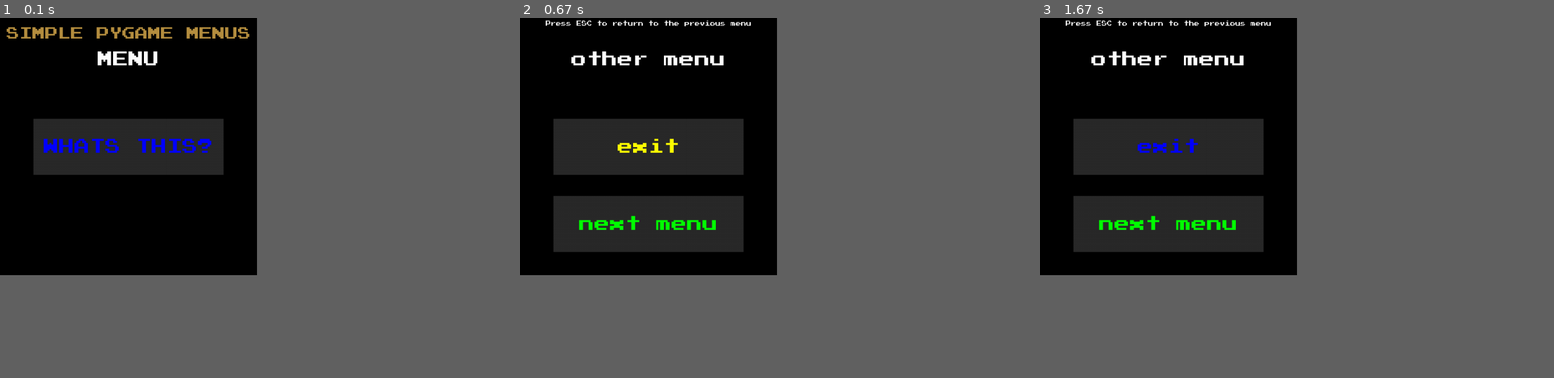
Above: before the commit, frames 1-3 (left to right).
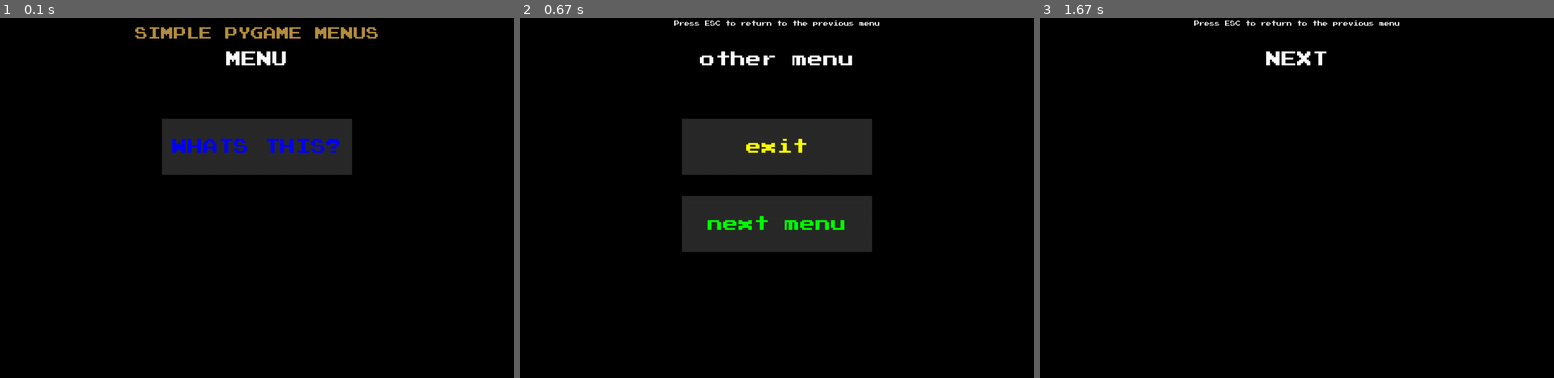
Above: after the commit, the same moments.

Repository: LeonardoFerrisi/simplepygamemenus-gitrepo
Game: pygame game, started from src/simplepygamemenus/menu.py
Same seed, same stepped clock (60 frames per second), same inputs: the game is played once before the commit and once after it.
Inputs (mouse positions are in pixels of both pictures, inside the frame that each line leads up to):
- Up to frame 1 (0.1 s): no input
- Up to frame 2 (0.67 s): click "WHATS THIS?" at 0.38 s
- Up to frame 3 (1.67 s): click (1297, 223) at 0.72 s
In our replay, the window is 450x450 before the commit and 900x630 after it. These sizes can differ from the game's own. Grey fills any space a smaller window leaves; there, only what the larger window draws over its background counts as a difference.

The runs differ from the first frame. In frame 1, 9.8% of the frame differs, in the area x 1-74%, y 2-44%; in frame 2, 17%, in the area x 5-70%, y 0-65%; in frame 3, 13%.

Commit message:
added new features to menu

Diff:
--- a/demos/simplepygamemenus_demo.py
+++ b/demos/simplepygamemenus_demo.py
@@ -1,6 +1,8 @@
 import sys
 from simplepygamemenus.menu import Menu
+import pygame
 
+# d = pygame.Surface(size=(1000,800))
 main = Menu()
 main.add_text(text="SIMPLE PYGAME MENUS", x=250, y=30, size=25)
 b_menu = Menu(main=main, title="other menu", showESCKEYhint=True)
--- a/src/simplepygamemenus/menu.py
+++ b/src/simplepygamemenus/menu.py
@@ -56,7 +56,7 @@
     A constructor for menus
     """
 
-    def __init__(self, caption="A Simple Pygame Menu", title="MENU", world:pygame.Surface=None, background=None, displaytitle=True, main=None, showESCKEYhint=True):
+    def __init__(self, caption="A Simple Pygame Menu", title="MENU", x=500, y=500,world=None, background=None, displaytitle=True, main=None, useDisplayScreen=True, showESCKEYhint=True):
         """
         Parameters:
             caption            (str):
@@ -66,26 +66,36 @@
             displaytitle      (bool): Display the title?
             main              (Menu): Add a main menu to return to with escape
         """
-        self.caption         = caption
-        self.title           = title
-        self.buttons         = []
-        self.text_to_display = []
-
-        if world is not None:
-            self.SCREEN = world
-            self.load_win_dimensions(world.get_width(),world.get_height())
+        self.caption          = caption
+        self.title            = title
+        self.buttons          = []
+        self.text_to_display  = []
+        self.background       = None
+        self.background_color = "black"
+        self.main             = main
+
+        if main is not None and useDisplayScreen:
+            if not isinstance(main, self.__class__): raise ValueError("Main Menu must be instance of Menu object")
+            self.load_win_dimensions(self.main.SCREEN.get_width(),self.main.SCREEN.get_height())
+            if background is not None: background_path = os.path.join(DIRNAME, background)
+            else: background_path = None
+            self.prepSCREEN(screen=self.main.SCREEN, background_filepath=background_path)
+            if showESCKEYhint: self.add_text(text="Press ESC to return to the previous menu", x=self.center_win_width, y=10, size=10, color=(255,255,255))
         else:
-            self.load_win_dimensions(500,500)
-            if background is not None: background_path = os.path.join(DIRNAME, background)
-            else: background_path=None
-            self.prepSCREEN(background_filepath=background_path)
+            if world is not None:
+                if not isinstance(world, pygame.Surface): raise ValueError("world must be a pygame.Surface object")
+                self.load_win_dimensions(world.get_width(),world.get_height())
+                if background is not None: background_path = os.path.join(DIRNAME, background)
+                else: background_path = None
+                self.prepSCREEN(screen=world, background_filepath=background_path)
+            else:
+                print("loading non world params")
+                self.load_win_dimensions(x,y)
+                if background is not None: background_path = os.path.join(DIRNAME, background)
+                else: background_path=None
+                self.prepSCREEN(screen=None, background_filepath=background_path)
+
         self.add_text(text=self.title, x=self.center_win_width, y=80, size=30, color=(255,255,255))
-
-        if main is not None:
-            if not isinstance(main, self.__class__): raise ValueError("Main Menu must be instance of Menu object")
-            self.main = main
-            if showESCKEYhint: self.add_text(text="Press ESC to return to the previous menu", x=self.center_win_width, y=10, size=10, color=(255,255,255))
-        else: self.main = None
 
     def load_win_dimensions(self, x, y):
         """
@@ -113,13 +123,17 @@
         display = (text, (x,y), size, color)
         self.text_to_display.append(display)
 
-    def prepSCREEN(self, background_filepath=None):
+    def prepSCREEN(self, screen=None, background_filepath=None):
         """
         Runs the portfolio
         """
         pygame.init()
-        self.SCREEN = pygame.display.set_mode((self.win_width, self.win_height))
+        if screen is None: self.SCREEN = pygame.display.set_mode((self.win_width, self.win_height))
+        else: self.SCREEN = screen
         self.background = pygame.image.load(os.path.join(DIRNAME, background_filepath)) if background_filepath is not None else None
+
+    def set_background_color(self, color):
+        self.background_color = color
 
     def run_menu(self):
         """
@@ -131,7 +145,7 @@
 
         while True:
             pygame.display.set_caption(self.caption)
-            self.render_background()
+            self.render_background(self.background_color)
             self.render_display_texts()
 
             MOUSEPOS = pygame.mouse.get_pos()
@@ -159,12 +173,12 @@
             pygame.display.update() # ESSENTIAL FOR CHANING MENUS!
 
 
-    def render_background(self):
+    def render_background(self, color="black"):
         if self.background is not None:
-            self.SCREEN.fill("black")
+            self.SCREEN.fill(color)
             self.SCREEN.blit(self.background, self.background_coords)
         else:
-            self.SCREEN.fill("black")
+            self.SCREEN.fill(color)
 
     def render_buttons(self, MOUSEPOS=None):
         if MOUSEPOS is None: raise ValueError("MOUSEPOS cannot be None")
@@ -216,14 +230,40 @@
 
 if __name__ == "__main__":
 
-    main = Menu()
-    main.add_text(text="SIMPLE PYGAME MENUS", x=250, y=30, size=25)
+
+# DEFAULT: UNCOMMENT TO TRY OUT!
+
+    # USING ANOTHER DISPLAY OBJECT (your main one perhaps?)
+
+    mywin = pygame.display.set_mode((1000, 700))
+
+    main = Menu(world=mywin)
+    main.add_text(text="SIMPLE PYGAME MENUS", x=500, y=30, size=25)
     b_menu = Menu(main=main, title="other menu", showESCKEYhint=True)
-    main.add_button(label="WHATS THIS?", x=250, y=250, fontsize=30, function=b_menu.run_menu)
-    b_menu.add_button(label="exit", x=250, y=250, fontsize=30, function=sys.exit)
+    main.add_button(label="WHATS THIS?", x=500, y=250, fontsize=30, function=b_menu.run_menu)
+    b_menu.add_button(label="exit", x=500, y=250, fontsize=30, function=sys.exit)
 
     next_menu = Menu(title="NEXT",main=b_menu)
-    b_menu.add_button(label="next menu", x=250, y=400, fontsize=30, basecolor=(0,255,0), hovercolor=(255,255,255), function=next_menu.run_menu)
+    b_menu.add_button(label="next menu", x=500, y=400, fontsize=30, basecolor=(0,255,0), hovercolor=(255,255,255), function=next_menu.run_menu)
 
 
     main.run_menu()
+
+
+# NON DEFAULT: UNCOMMENT TO TRY OUT!
+
+    # USING DEFAULT or DEFINED local display
+
+        # Notice that no display has been defined above, the display use is the one from the main menu
+
+    # main = Menu(x=800, y=800)
+    # main.add_text(text="SIMPLE PYGAME MENUS", x=400, y=30, size=25)
+    # b_menu = Menu(main=main, title="other menu", showESCKEYhint=True)
+    # main.add_button(label="WHATS THIS?", x=400, y=250, fontsize=30, function=b_menu.run_menu)
+    # b_menu.add_button(label="exit", x=400, y=250, fontsize=30, function=sys.exit)
+
+    # next_menu = Menu(title="NEXT",main=b_menu)
+    # b_menu.add_button(label="next menu", x=400, y=400, fontsize=30, basecolor=(0,255,0), hovercolor=(255,255,255), function=next_menu.run_menu)
+
+
+    # main.run_menu()
